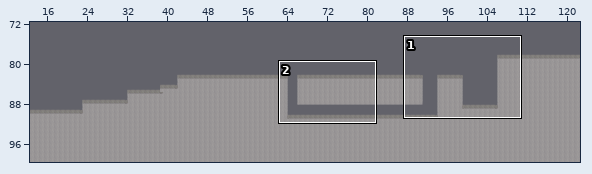
A Tiled map (JSON) gets an edit: assets/maps/map_0.json. Above, an overview of the earlier version with the close-up marked.
Close-up. Earlier state:
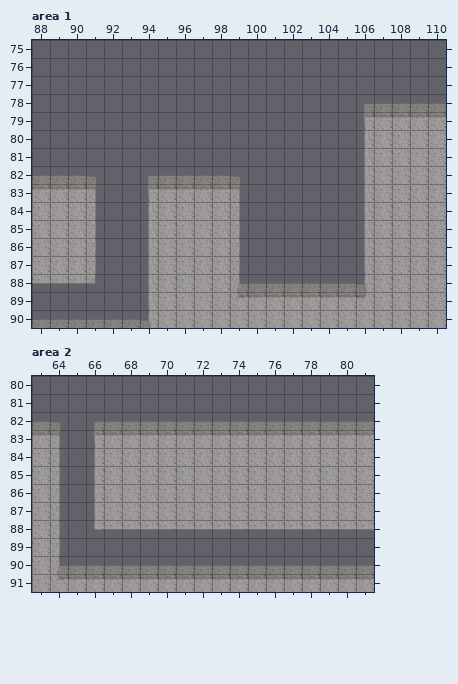
Cells are 64x64 px. Shown: area 1 x 88..110, y 75..90; area 2 x 63..81, y 80..91. The commit also changed other parts of the map, which this record leaves out. Tiles whose own drawing changed are shown in their newer look in all pictures.
The result:
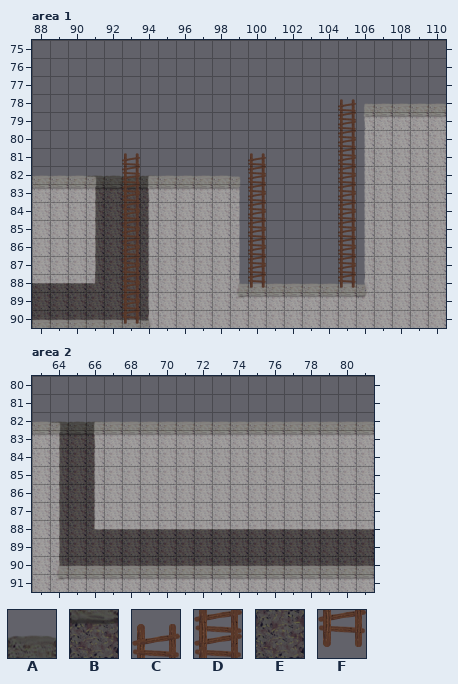
Key: from "vindicta_platforms": A 19, B 30, C 38, D 49, E 52, F 60.
_ is an empty cell.
Tiles of an added or newly shown layer are drawn over the layers below it.
Edits made:
{"where": "layer \"Grotte\" (added), area 1"}
{"y":82,"x":91,"old":"____","new":"AAAA"}
{"y":83,"x":91,"old":"____","new":"BBBB"}
{"y":84,"x":91,"old":"____","new":"EEEE"}
{"y":85,"x":91,"old":"____","new":"EEEE"}
{"y":86,"x":91,"old":"____","new":"EEEE"}
{"y":87,"x":91,"old":"____","new":"EEEE"}
{"y":88,"x":88,"old":"_______","new":"EEEEEEE"}
{"y":89,"x":88,"old":"_______","new":"EEEEEEE"}
{"y":90,"x":88,"old":"_______","new":"EEEEEEE"}
{"where": "layer \"StaticObjects\" (added), area 1"}
{"y":78,"x":105,"old":"_","new":"C"}
{"y":79,"x":105,"old":"_","new":"D"}
{"y":80,"x":105,"old":"_","new":"D"}
{"y":81,"x":93,"old":"_","new":"C"}
{"y":81,"x":100,"old":"_","new":"C"}
{"y":81,"x":105,"old":"_","new":"D"}
{"y":82,"x":93,"old":"_","new":"D"}
{"y":82,"x":100,"old":"_","new":"D"}
{"y":82,"x":105,"old":"_","new":"D"}
{"y":83,"x":93,"old":"_","new":"D"}
{"y":83,"x":100,"old":"_","new":"D"}
{"y":83,"x":105,"old":"_","new":"D"}
{"y":84,"x":93,"old":"_","new":"D"}
{"y":84,"x":100,"old":"_","new":"D"}
{"y":84,"x":105,"old":"_","new":"D"}
{"y":85,"x":93,"old":"_","new":"D"}
{"y":85,"x":100,"old":"_","new":"D"}
{"y":85,"x":105,"old":"_","new":"D"}
{"y":86,"x":93,"old":"_","new":"D"}
{"y":86,"x":100,"old":"_","new":"D"}
{"y":86,"x":105,"old":"_","new":"D"}
{"y":87,"x":93,"old":"_","new":"D"}
{"y":87,"x":100,"old":"_","new":"D"}
{"y":87,"x":105,"old":"_","new":"D"}
{"y":88,"x":93,"old":"_","new":"D"}
{"y":88,"x":100,"old":"_","new":"F"}
{"y":88,"x":105,"old":"_","new":"F"}
{"y":89,"x":93,"old":"_","new":"D"}
{"y":90,"x":93,"old":"_","new":"F"}
{"where": "layer \"Grotte\" (added), area 2"}
{"y":82,"x":64,"old":"___","new":"AAA"}
{"y":83,"x":64,"old":"___","new":"BBB"}
{"y":84,"x":64,"old":"___","new":"EEE"}
{"y":85,"x":64,"old":"___","new":"EEE"}
{"y":86,"x":64,"old":"___","new":"EEE"}
{"y":87,"x":64,"old":"___","new":"EEE"}
{"y":88,"x":64,"old":"__________________","new":"EEEEEEEEEEEEEEEEEE"}
{"y":89,"x":64,"old":"__________________","new":"EEEEEEEEEEEEEEEEEE"}
{"y":90,"x":64,"old":"__________________","new":"EEEEEEEEEEEEEEEEEE"}
{"label":"added","picture_box":[338,99,356,288]}
{"label":"added","picture_box":[32,153,154,324]}
{"label":"added","picture_box":[248,153,266,288]}
{"label":"added","picture_box":[50,421,374,567]}
